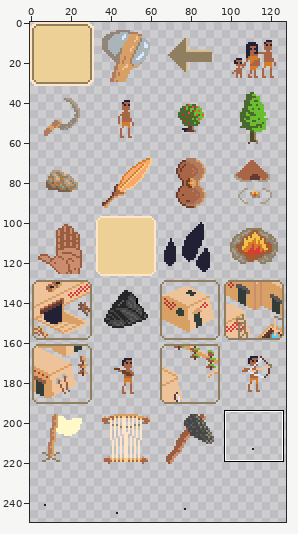
Sprite sheet: Assets/Sprites/Buttons/Unit Buttons.png. The picture above shows the old version from afar; the outline marks the close-up.
Close-up. Before:
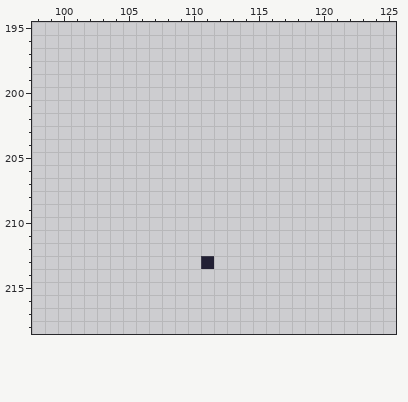
The file is 128x256 pixels. Shown: x 98..125, y 195..218. The wide view leaves out empty margins.
New version:
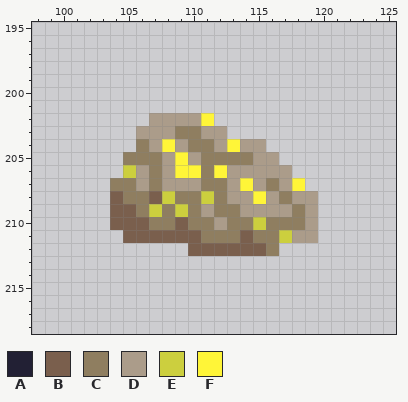
Palette (. is transparent): A #222034  B #7a5f4d  C #8f7e60  D #ab9c8a  E #cccf3e  F #fff538
Changes in this commit:
y 202: x 107..111 ..... -> DDDDF
y 203: x 106..112 ....... -> DDDCCDD
y 204: x 106..115 .......... -> CDFDCCDFDD
y 205: x 105..116 ............ -> CCCDFDCCCCDD
y 206: x 105..117 ............. -> EDCDFFCFDDDDD
y 207: x 104..118 ............... -> CCDCDDDCCDFDCDF
y 208: x 104..119 ................ -> BCCBECCECDDFDCDD
y 209: x 104..119 ................ -> BBCECECDCCDDDDCD
y 210: x 104..119 ................ -> BBBCCBCCDCCECCCD
y 211: x 105..119 ............... -> BBBBBBCCCBCCEDD
y 212: x 110..116 ....... -> BBBBBBC
y 213: x 111 A -> .
